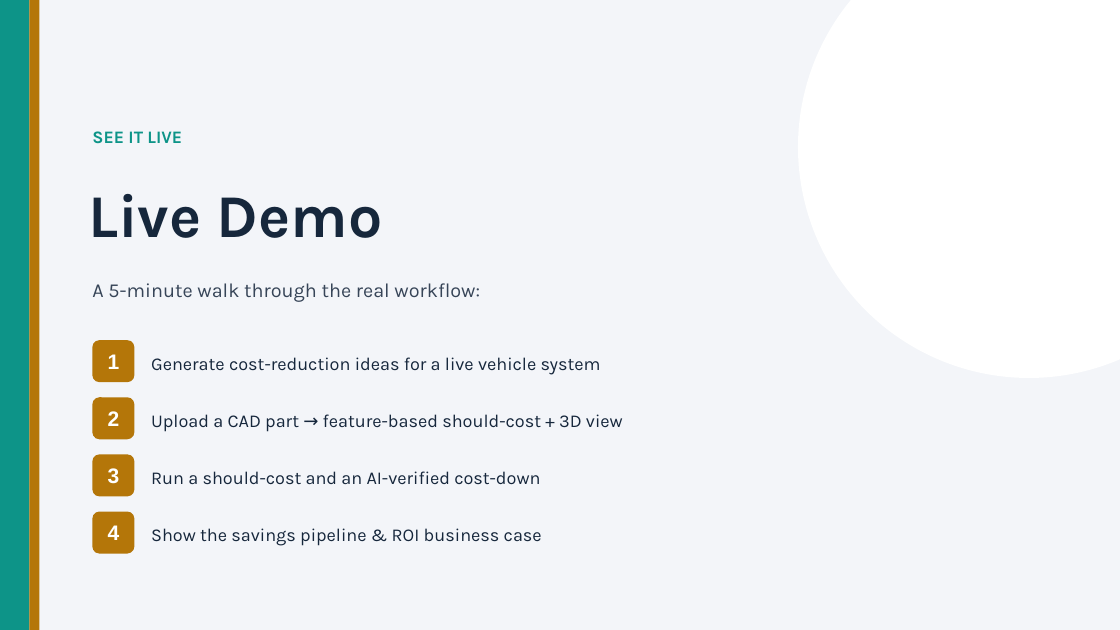
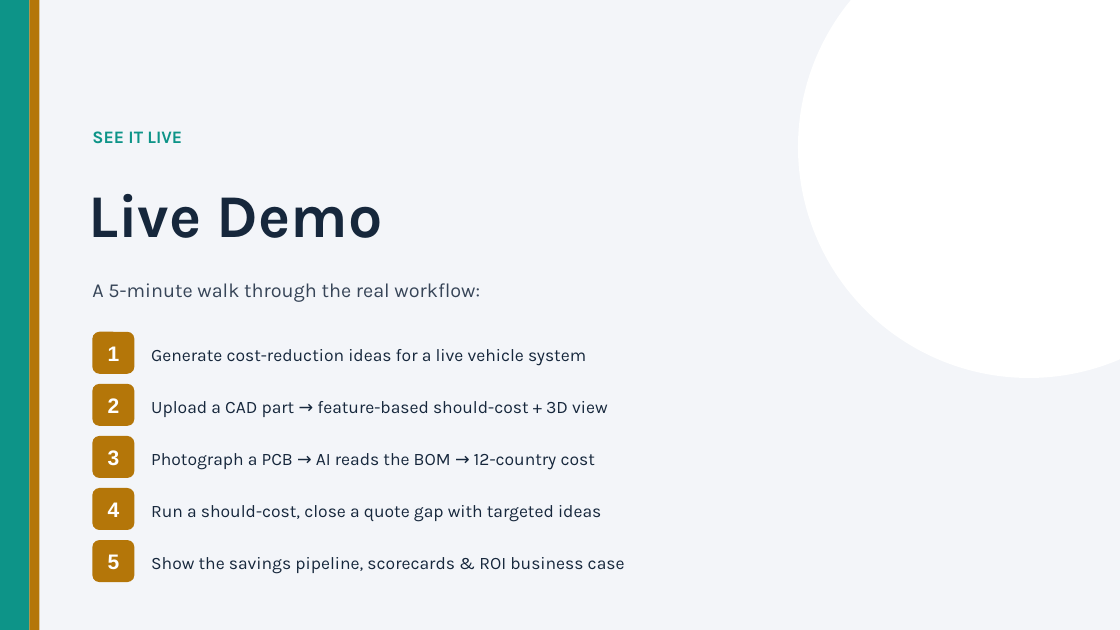
Before and after one commit to bhosaleavinash546/leamington-marathi, a slide deck: slide 18 of BrainSpark_Director_Presentation.pptx (slide 16 before the commit). Drawn at 1120x630 pixels with LibreOffice and Linux fonts; fonts in the diff are those of the drawing. Boxes give left, top, right and bottom in pixels: in the first picture for what was removed or moved away, otherwise in the second. Text is boxed around its words. In the diff, an @@ line names an element or a change of style, - is before the commit and + after.

```diff
--- a/BrainSpark_Director_Presentation.pptx
+++ b/BrainSpark_Director_Presentation.pptx
@@ 2 texts, 1 rounded rectangle: place and size @@
-2 texts, 1 rounded rectangle at (92,340,601,382)
+2 texts, 1 rounded rectangle at (92,332,586,374)
@@ text "Generate cost-reduction ideas for a ..." at (151,349,586,366): size 15.5 to 15 pt @@
@@ 2 texts, 1 rounded rectangle: place and size @@
-2 texts, 1 rounded rectangle at (92,397,623,439)
+2 texts, 1 rounded rectangle at (92,384,608,426)
@@ text "Upload a CAD part → ..." at (151,401,608,417): size 15.5 to 15 pt @@
@@ text "3": place and size @@
-text "3" at (108,468,120,484)
+text "3" at (108,450,120,466)
@@ rounded rectangle: place and size @@
-rounded rectangle at (92,455,134,497)
+rounded rectangle at (92,436,134,478)
@@ text at (151,453,595,470): text changed; size 15.5 to 15 pt @@
-Run a should-cost and an AI-verified cost-down
+Photograph a PCB → AI reads the BOM → 12-country cost
@@ text "4": place and size @@
-text "4" at (108,525,120,540)
+text "4" at (108,502,120,517)
@@ rounded rectangle: place and size @@
-rounded rectangle at (92,512,134,554)
+rounded rectangle at (92,488,134,530)
@@ text added at (151,505,601,522), 15 pt, text #16273C @@
+Run a should-cost, close a quote gap with targeted ideas
@@ rounded rectangle added at (92,540,134,582), fill #B47609 @@
@@ text added at (108,554,120,570), 18 pt, text #FFFFFF, bold @@
+5
@@ text at (151,557,625,574): text changed; size 15.5 to 15 pt @@
-Show the savings pipeline & ROI business case
+Show the savings pipeline, scorecards & ROI business case
```
Also in this commit, not shown: 10 other slides changed, 2 slides added.
